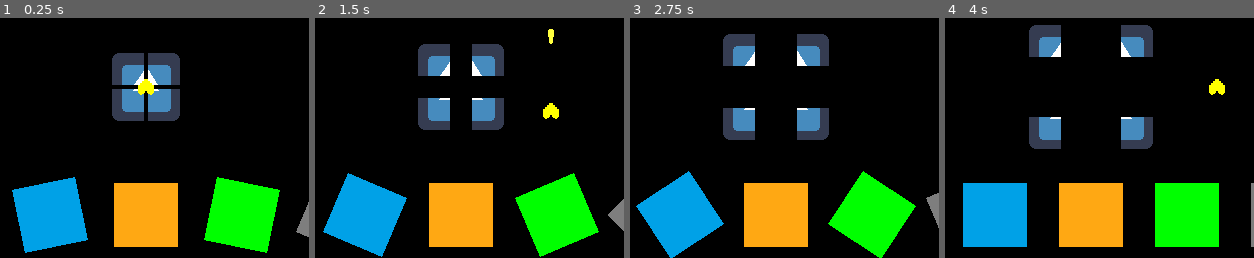
Above: before the commit, frames 1-4 (left to right).
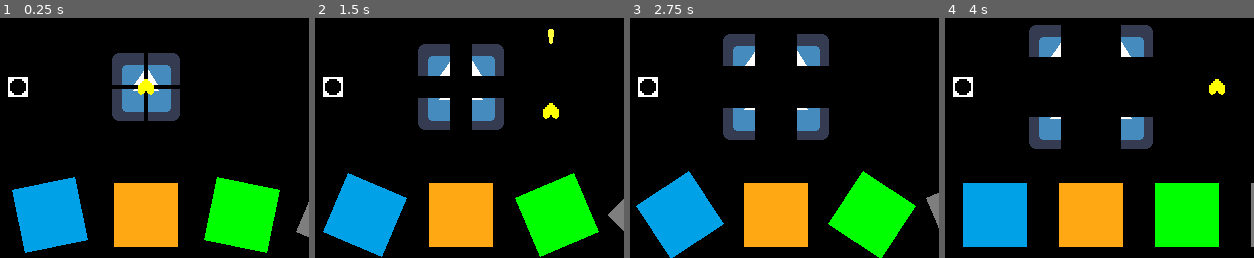
Above: after the commit, the same moments.

Repository: inokoorii/endless-mettaton-godot-3
Game: Godot game, scene res://src/scenes/core/main_scene.tscn
Same seed, same stepped clock (60 frames per second), same inputs: the game is played once before the commit and once after it. The engine's default icon, where the game draws it, is replaced by a stand-in: a white triangle on a blue panel in a dark square.
Inputs:
- Up to frame 1 (0.25 s): no input
- Up to frame 2 (1.5 s): hold Right (move_right) 0.53-1.28 s; tap Z (action_confirm) at 0.6, 1.35 s; hold Down (move_down) from 1.28 s (still down)
- Up to frame 3 (2.75 s): release Down (move_down) at 2.03 s; hold Right (move_right) from 2.03 s (still down); tap Z (action_confirm) at 2.1 s
- Up to frame 4 (4 s): release Right (move_right) at 2.78 s; hold Up (move_up) 2.78-3.53 s; tap Z (action_confirm) at 2.85, 3.6 s; hold Left (move_left) from 3.53 s (still down)
The pictures show only the part of the screen within x 26-76%, y 36-86%; the shares and areas given below are measured in that part.

The runs differ from the first frame. In frame 1, 0.3% of the frame differs, in the area x 2-10%, y 24-33%; in frame 2, 0.3%; in frame 3, 0.3%; in frame 4, 0.3%.

Commit message:
Partially add `MettaBox` bullet and update property list revert handling
Revert values for properties added through _get_property_list() were
stored in the property_can_revert() and property_get_revert() methods.
Child scripts that overrode these methods could not access the parent's
revert definitions for inherited custom properties.

Move revert values to `_get_property_list_reverts()`.

Diff:
--- a/assets/spriteframes/battle/player/player_heart_bullet.tres
+++ /dev/null
@@ -1,16 +0,0 @@
-[gd_resource type="SpriteFrames" load_steps=7 format=2]
-
-[ext_resource path="res://assets/sprites/battle/player/heart_bullet/player_heart_bullet_4.png" type="Texture" id=1]
-[ext_resource path="res://assets/sprites/battle/player/heart_bullet/player_heart_bullet_5.png" type="Texture" id=2]
-[ext_resource path="res://assets/sprites/battle/player/heart_bullet/player_heart_bullet_2.png" type="Texture" id=3]
-[ext_resource path="res://assets/sprites/battle/player/heart_bullet/player_heart_bullet_1.png" type="Texture" id=4]
-[ext_resource path="res://assets/sprites/battle/player/heart_bullet/player_heart_bullet_3.png" type="Texture" id=5]
-[ext_resource path="res://assets/sprites/battle/player/heart_bullet/player_heart_bullet_0.png" type="Texture" id=6]
-
-[resource]
-animations = [ {
-"frames": [ ExtResource( 6 ), ExtResource( 4 ), ExtResource( 3 ), ExtResource( 5 ), ExtResource( 1 ), ExtResource( 2 ) ],
-"loop": true,
-"name": "default",
-"speed": 30.0
-} ]
--- a/project.godot
+++ b/project.godot
@@ -42,7 +42,7 @@
 "base": "Node2D",
 "class": "SlicedSprite",
 "language": "GDScript",
-"path": "res://src/scripts/misc/sliced_sprite.gd"
+"path": "res://src/scripts/other/sliced_sprite.gd"
 } ]
 _global_script_class_icons={
 "BattleEnemyBullet": "",
--- /dev/null
+++ b/resources/spriteframes/battle/player/player_heart_bullet.tres
@@ -0,0 +1,16 @@
+[gd_resource type="SpriteFrames" load_steps=7 format=2]
+
+[ext_resource path="res://assets/sprites/battle/player/heart_bullet/player_heart_bullet_2.png" type="Texture" id=1]
+[ext_resource path="res://assets/sprites/battle/player/heart_bullet/player_heart_bullet_3.png" type="Texture" id=2]
+[ext_resource path="res://assets/sprites/battle/player/heart_bullet/player_heart_bullet_1.png" type="Texture" id=3]
+[ext_resource path="res://assets/sprites/battle/player/heart_bullet/player_heart_bullet_4.png" type="Texture" id=4]
+[ext_resource path="res://assets/sprites/battle/player/heart_bullet/player_heart_bullet_5.png" type="Texture" id=5]
+[ext_resource path="res://assets/sprites/battle/player/heart_bullet/player_heart_bullet_0.png" type="Texture" id=6]
+
+[resource]
+animations = [ {
+"frames": [ ExtResource( 6 ), ExtResource( 3 ), ExtResource( 1 ), ExtResource( 2 ), ExtResource( 4 ), ExtResource( 5 ) ],
+"loop": true,
+"name": "default",
+"speed": 30.0
+} ]
--- a/src/scenes/battle/battle.tscn
+++ b/src/scenes/battle/battle.tscn
@@ -1,11 +1,12 @@
-[gd_scene load_steps=11 format=2]
+[gd_scene load_steps=12 format=2]
 
 [ext_resource path="res://src/scripts/battle/battle.gd" type="Script" id=1]
 [ext_resource path="res://src/scenes/battle/player/player_heart.tscn" type="PackedScene" id=2]
 [ext_resource path="res://src/scripts/battle/player/player_heart_bullet_detector.gd" type="Script" id=3]
 [ext_resource path="res://src/scripts/battle/enemy_bullets/enemy_bullet.gd" type="Script" id=4]
-[ext_resource path="res://src/scenes/misc/sliced_sprite.tscn" type="PackedScene" id=5]
+[ext_resource path="res://src/scenes/other/sliced_sprite.tscn" type="PackedScene" id=5]
 [ext_resource path="res://icon.png" type="Texture" id=6]
+[ext_resource path="res://src/scenes/battle/enemy_bullets/metta_box.tscn" type="PackedScene" id=7]
 
 [sub_resource type="RectangleShape2D" id=1]
 extents = Vector2( 64, 64 )
@@ -230,7 +231,8 @@
 
 [node name="SlicedSprite" parent="." instance=ExtResource( 5 )]
 texture = ExtResource( 6 )
-h_separation = 0.0
-v_separation = 0.0
 
 [node name="BattlePlayerHeart" parent="." instance=ExtResource( 2 )]
+
+[node name="Box" parent="." instance=ExtResource( 7 )]
+position = Vector2( -128, 0 )
--- /dev/null
+++ b/src/scenes/battle/enemy_bullets/metta_box.tscn
@@ -0,0 +1,21 @@
+[gd_scene load_steps=4 format=2]
+
+[ext_resource path="res://src/scripts/battle/enemy_bullets/metta_box.gd" type="Script" id=1]
+[ext_resource path="res://assets/sprites/battle/enemy_bullets/metta_box/metta_box.png" type="Texture" id=2]
+[ext_resource path="res://src/scenes/other/sliced_sprite.tscn" type="PackedScene" id=3]
+
+[node name="MettaBox" type="Area2D" groups=["BattleEnemyBullets"]]
+script = ExtResource( 1 )
+box_type = 0
+bullet_type = 0
+bullet_color = 0
+on_hit_damage = 0
+on_hit_heal = 0
+on_hit_invincibility_frames = 900.0
+movement_speed = 0.0
+movement_direction = Vector2( 0, 0 )
+movement_rotation_degrees = 0.0
+movement_rotate_velocity = false
+
+[node name="BoxSprite" parent="." instance=ExtResource( 3 )]
+texture = ExtResource( 2 )
--- a/src/scenes/battle/player/player_heart.tscn
+++ b/src/scenes/battle/player/player_heart.tscn
@@ -1,7 +1,7 @@
 [gd_scene load_steps=4 format=2]
 
 [ext_resource path="res://src/scripts/battle/player/player_heart.gd" type="Script" id=1]
-[ext_resource path="res://assets/spriteframes/battle/player/player_heart.tres" type="SpriteFrames" id=2]
+[ext_resource path="res://resources/spriteframes/battle/player/player_heart.tres" type="SpriteFrames" id=2]
 
 [sub_resource type="RectangleShape2D" id=1]
 extents = Vector2( 8, 8 )
--- a/src/scenes/battle/player/player_heart_bullet.tscn
+++ b/src/scenes/battle/player/player_heart_bullet.tscn
@@ -1,7 +1,7 @@
 [gd_scene load_steps=4 format=2]
 
 [ext_resource path="res://src/scripts/battle/player/player_heart_bullet.gd" type="Script" id=1]
-[ext_resource path="res://assets/spriteframes/battle/player/player_heart_bullet.tres" type="SpriteFrames" id=2]
+[ext_resource path="res://resources/spriteframes/battle/player/player_heart_bullet.tres" type="SpriteFrames" id=2]
 
 [sub_resource type="RectangleShape2D" id=1]
 extents = Vector2( 4, 8 )
--- a/src/scenes/battle/player/player_heart_bullet_deflected.tscn
+++ b/src/scenes/battle/player/player_heart_bullet_deflected.tscn
@@ -1,7 +1,7 @@
 [gd_scene load_steps=3 format=2]
 
 [ext_resource path="res://src/scripts/battle/player/player_heart_bullet_deflected.gd" type="Script" id=1]
-[ext_resource path="res://assets/spriteframes/battle/player/player_heart_bullet.tres" type="SpriteFrames" id=2]
+[ext_resource path="res://resources/spriteframes/battle/player/player_heart_bullet.tres" type="SpriteFrames" id=2]
 
 [node name="BattlePlayerHeartBulletDeflected" type="Node2D" groups=["BattlePlayerHeartBulletDeflecteds"]]
 script = ExtResource( 1 )
--- a/src/scenes/misc/sliced_sprite.tscn
+++ b/src/scenes/other/sliced_sprite.tscn
@@ -1,6 +1,6 @@
 [gd_scene load_steps=2 format=2]
 
-[ext_resource path="res://src/scripts/misc/sliced_sprite.gd" type="Script" id=1]
+[ext_resource path="res://src/scripts/other/sliced_sprite.gd" type="Script" id=1]
 
 [node name="SlicedSprite" type="Node2D"]
 script = ExtResource( 1 )
@@ -9,7 +9,8 @@
 offset = Vector2( 0, 0 )
 flip_h = false
 flip_v = false
-spacing = Vector2( 0, 0 )
+h_separation = 0.0
+v_separation = 0.0
 
 [node name="TopLeft" type="Sprite" parent="."]
 region_enabled = true
--- a/src/scripts/battle/enemy_bullets/enemy_bullet.gd
+++ b/src/scripts/battle/enemy_bullets/enemy_bullet.gd
@@ -62,7 +62,6 @@
 # GODOT OVERRIDEN BUILT-IN VIRTUAL FUNCTIONS
 func _ready() -> void:
 	add_to_group("BattleEnemyBullets", true)
-	connect("bullet_color_changed", self, "_update_modulate")
 
 
 func _physics_process(delta: float) -> void:
@@ -110,6 +109,7 @@
 	bullet_color = value
 	bullet_color = clamp(bullet_color, 0, BulletColors.size() - 1) as int
 	emit_signal("bullet_color_changed")
+	_update_modulate()
 
 
 func set_on_hit_damage(value: int) -> void:
@@ -237,24 +237,7 @@
 	return property_list
 
 
-func property_can_revert(property: String):
-	var property_list: Dictionary = {
-		"bullet_type": true,
-		"bullet_color": true,
-		"on_hit_damage": true,
-		"on_hit_heal": true,
-		"on_hit_invincibility_frames": true,
-		"movement_speed": true,
-		"movement_direction": true,
-		"movement_rotation_degrees": true,
-		"movement_rotate_velocity": true,
-	}
-
-	if property_list.keys().has(property):
-		return property_list.get(property)
-
-
-func property_get_revert(property: String):
+func _get_property_list_reverts() -> Dictionary:
 	var property_list: Dictionary = {
 		"bullet_type": BulletTypes.BULLET_TYPE_DAMAGE,
 		"bullet_color": BulletColors.BULLET_COLOR_WHITE,
@@ -267,5 +250,14 @@
 		"movement_rotate_velocity": false,
 	}
 
-	if property_list.keys().has(property):
-		return property_list.get(property)
+	return property_list
+
+
+func property_can_revert(property: String):
+	var property_list: Dictionary = _get_property_list_reverts()
+	return property_list.has(property)
+
+
+func property_get_revert(property: String):
+	var property_list: Dictionary = _get_property_list_reverts()
+	return property_list.get(property)
--- a/src/scripts/battle/enemy_bullets/enemy_bullet_detector.gd
+++ b/src/scripts/battle/enemy_bullets/enemy_bullet_detector.gd
@@ -25,17 +25,18 @@
 	return property_list
 
 
-func property_can_revert(property: String):
+func _get_property_list_reverts() -> Dictionary:
 	var property_list: Dictionary = {
 	}
 
-	if property_list.keys().has(property):
-		return property_list.get(property)
+	return property_list
+
+
+func property_can_revert(property: String):
+	var property_list: Dictionary = _get_property_list_reverts()
+	return property_list.has(property)
 
 
 func property_get_revert(property: String):
-	var property_list: Dictionary = {
-	}
-
-	if property_list.keys().has(property):
-		return property_list.get(property)
+	var property_list: Dictionary = _get_property_list_reverts()
+	return property_list.get(property)
--- /dev/null
+++ b/src/scripts/battle/enemy_bullets/metta_box.gd
@@ -0,0 +1,78 @@
+tool
+extends BattleEnemyBullet
+
+
+# SCRIPT SIGNALS
+signal box_type_changed
+
+
+# SCRIPT ENUMERATIONS
+enum BoxTypes {
+	BOX_TYPE_HOLLOW,
+	BOX_TYPE_SOLID,
+}
+
+
+# SCRIPT EXPORT VARIABLES
+var box_type: int = BoxTypes.BOX_TYPE_HOLLOW \
+		setget set_box_type
+
+
+# SCRIPT ONREADY VARIABLES
+onready var box_sprite: SlicedSprite = \
+		get_node_or_null("BoxSprite")
+
+
+# SCRIPT SETTER FUNCTIONS
+func set_box_type(value: int) -> void:
+	box_type = value
+	box_type = clamp(box_type, 0, BoxTypes.size() - 1) as int
+	emit_signal("box_type_changed")
+
+
+# SCRIPT PROPERTY LIST FUNCTIONS
+func _get_property_list() -> Array:
+	var property_list: Array = []
+
+	property_list.append_array(
+		[
+			{
+				"name": "MettaBox",
+				"type": TYPE_NIL,
+				"usage": PROPERTY_USAGE_CATEGORY,
+			},
+		]
+	)
+
+	property_list.append_array(
+		[
+			{
+				"name": "box_type",
+				"type": TYPE_INT,
+				"usage": PROPERTY_USAGE_DEFAULT,
+				"hint": PROPERTY_HINT_ENUM,
+				"hint_string": "Hollow,Solid",
+			},
+		]
+	)
+
+	return property_list
+
+
+func _get_property_list_reverts() -> Dictionary:
+	var property_list: Dictionary = {
+		"box_type": BoxTypes.BOX_TYPE_HOLLOW,
+	}
+
+	property_list.merge(._get_property_list_reverts())
+	return property_list
+
+
+func property_can_revert(property: String):
+	var property_list: Dictionary = _get_property_list_reverts()
+	return property_list.has(property)
+
+
+func property_get_revert(property: String):
+	var property_list: Dictionary = _get_property_list_reverts()
+	return property_list.get(property)
--- a/src/scripts/battle/player/player_heart.gd
+++ b/src/scripts/battle/player/player_heart.gd
@@ -146,23 +146,21 @@
 	return property_list
 
 
-func property_can_revert(property: String):
-	var property_list: Dictionary = {
-		"movement_speed": true,
-		"bullet_firing_cooldown": true,
-		"bullet_firing_offset": true,
-	}
-
-	if property_list.keys().has(property):
-		return property_list.get(property)
-
-
-func property_get_revert(property: String):
+func _get_property_list_reverts() -> Dictionary:
 	var property_list: Dictionary = {
 		"movement_speed": 120.0,
 		"bullet_firing_cooldown": 900.0,
 		"bullet_firing_offset": Vector2(0.0, 0.0),
 	}
 
-	if property_list.keys().has(property):
-		return property_list.get(property)
+	return property_list
+
+
+func property_can_revert(property: String):
+	var property_list: Dictionary = _get_property_list_reverts()
+	return property_list.has(property)
+
+
+func property_get_revert(property: String):
+	var property_list: Dictionary = _get_property_list_reverts()
+	return property_list.get(property)
--- a/src/scripts/battle/player/player_heart_bullet.gd
+++ b/src/scripts/battle/player/player_heart_bullet.gd
@@ -122,19 +122,7 @@
 	return property_list
 
 
-func property_can_revert(property: String):
-	var property_list: Dictionary = {
-		"movement_speed": true,
-		"movement_acceleration": true,
-		"movement_direction": true,
-		"scale_growth": true,
-	}
-
-	if property_list.keys().has(property):
-		return property_list.get(property)
-
-
-func property_get_revert(property: String):
+func _get_property_list_reverts() -> Dictionary:
 	var property_list: Dictionary = {
 		"movement_speed": 480.0,
 		"movement_acceleration": 6.0,
@@ -142,5 +130,14 @@
 		"scale_growth": Vector2(0.0, 6.0),
 	}
 
-	if property_list.keys().has(property):
-		return property_list.get(property)
+	return property_list
+
+
+func property_can_revert(property: String):
+	var property_list: Dictionary = _get_property_list_reverts()
+	return property_list.has(property)
+
+
+func property_get_revert(property: String):
+	var property_list: Dictionary = _get_property_list_reverts()
+	return property_list.get(property)
--- a/src/scripts/battle/player/player_heart_bullet_deflected.gd
+++ b/src/scripts/battle/player/player_heart_bullet_deflected.gd
@@ -24,13 +24,13 @@
 # GODOT OVERRIDEN BUILT-IN VIRTUAL FUNCTIONS
 func _ready() -> void:
 	add_to_group("BattlePlayerHeartBulletDeflecteds", true)
+	_setup_movement_direction()
+	_setup_movement_rotation()
 
 	if is_instance_valid(visibility_notifier_2d):
 		visibility_notifier_2d.connect("screen_exited", self, "_handle_cleanup")
 
-	if not Engine.editor_hint:
-		_setup_movement_direction()
-		_setup_movement_rotation()
+	if is_instance_valid(heart_bullet_sprite) and not Engine.editor_hint:
 		heart_bullet_sprite.play("default")
 
 
@@ -102,19 +102,19 @@
 	return property_list
 
 
-func property_can_revert(property: String):
-	var property_list: Dictionary = {
-		"movement_speed": true,
-	}
-
-	if property_list.keys().has(property):
-		return property_list.get(property)
-
-
-func property_get_revert(property: String):
+func _get_property_list_reverts() -> Dictionary:
 	var property_list: Dictionary = {
 		"movement_speed": 540.0,
 	}
 
-	if property_list.keys().has(property):
-		return property_list.get(property)
+	return property_list
+
+
+func property_can_revert(property: String):
+	var property_list: Dictionary = _get_property_list_reverts()
+	return property_list.has(property)
+
+
+func property_get_revert(property: String):
+	var property_list: Dictionary = _get_property_list_reverts()
+	return property_list.get(property)
--- a/src/scripts/battle/player/player_heart_bullet_detector.gd
+++ b/src/scripts/battle/player/player_heart_bullet_detector.gd
@@ -87,19 +87,19 @@
 	return property_list
 
 
-func property_can_revert(property: String):
-	var property_list: Dictionary = {
-		"action": true,
-	}
-
-	if property_list.keys().has(property):
-		return property_list.get(property)
-
-
-func property_get_revert(property: String):
+func _get_property_list_reverts() -> Dictionary:
 	var property_list: Dictionary = {
 		"action": Actions.ACTION_IGNORE,
 	}
 
-	if property_list.keys().has(property):
-		return property_list.get(property)
+	return property_list
+
+
+func property_can_revert(property: String):
+	var property_list: Dictionary = _get_property_list_reverts()
+	return property_list.has(property)
+
+
+func property_get_revert(property: String):
+	var property_list: Dictionary = _get_property_list_reverts()
+	return property_list.get(property)
--- a/src/scripts/core/main_scene.gd
+++ b/src/scripts/core/main_scene.gd
@@ -17,10 +17,6 @@
 
 
 # GODOT OVERRIDEN BUILT-IN VIRTUAL FUNCTIONS
-func _ready() -> void:
-	add_to_group("MainScenes", true)
-
-
 func _input(event: InputEvent) -> void:
 #	Keybind: [F4]
 	if event.is_action_pressed("window_toggle_fullscreen"):
--- a/src/scripts/misc/sliced_sprite.gd
+++ b/src/scripts/other/sliced_sprite.gd
@@ -196,7 +196,6 @@
 func set_texture(value: Texture) -> void:
 	texture = value
 	emit_signal("texture_changed")
-
 	_update_sprite_textures()
 	_update_sprite_regions()
 	_update_sprite_transforms()
@@ -204,11 +203,13 @@
 
 func set_normal_map(value: Texture) -> void:
 	normal_map = value
+
 	_update_sprite_normal_maps()
 
 
 func set_offset(value: Vector2) -> void:
 	offset = value
+
 	_update_sprite_offsets()
 
 
@@ -315,22 +316,7 @@
 	return property_list
 
 
-func property_can_revert(property: String):
-	var property_list: Dictionary = {
-		"texture": true,
-		"normal_map": true,
-		"offset": true,
-		"flip_h": true,
-		"flip_v": true,
-		"h_separation": true,
-		"v_separation": true,
-	}
-
-	if property_list.keys().has(property):
-		return property_list.get(property)
-
-
-func property_get_revert(property: String):
+func _get_property_list_reverts() -> Dictionary:
 	var property_list: Dictionary = {
 		"texture": null,
 		"normal_map": null,
@@ -341,5 +327,14 @@
 		"v_separation": 0.0,
 	}
 
-	if property_list.keys().has(property):
-		return property_list.get(property)
+	return property_list
+
+
+func property_can_revert(property: String):
+	var property_list: Dictionary = _get_property_list_reverts()
+	return property_list.has(property)
+
+
+func property_get_revert(property: String):
+	var property_list: Dictionary = _get_property_list_reverts()
+	return property_list.get(property)
Binary file added: assets/sprites/battle/enemy_bullets/metta_box/metta_box.png
Not shown, added: assets/sprites/battle/enemy_bullets/metta_box/metta_box.png.import
Renamed: assets/spriteframes/battle/player/player_heart.tres -> resources/spriteframes/battle/player/player_heart.tres
Renamed: assets/spriteframes/battle/ui/ui_button_act.tres -> resources/spriteframes/battle/ui/ui_button_act.tres
Renamed: assets/spriteframes/battle/ui/ui_button_fight.tres -> resources/spriteframes/battle/ui/ui_button_fight.tres
Renamed: assets/spriteframes/battle/ui/ui_button_item.tres -> resources/spriteframes/battle/ui/ui_button_item.tres
Renamed: assets/spriteframes/battle/ui/ui_button_mercy.tres -> resources/spriteframes/battle/ui/ui_button_mercy.tres
